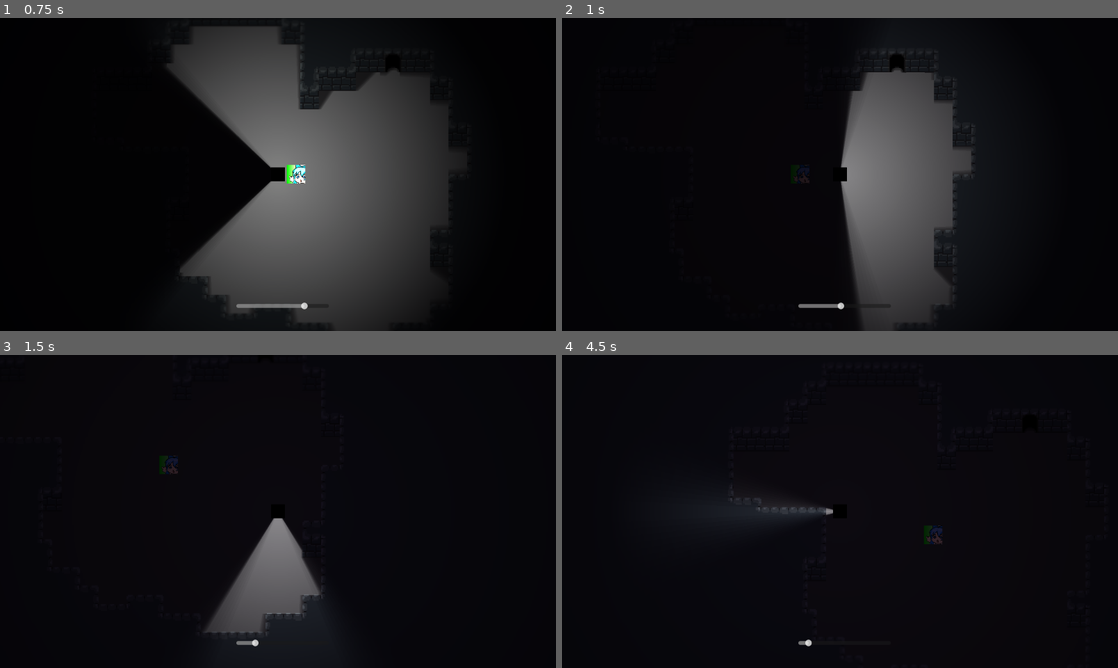
Above: before the commit, frames 1-4 (two rows, left to right).
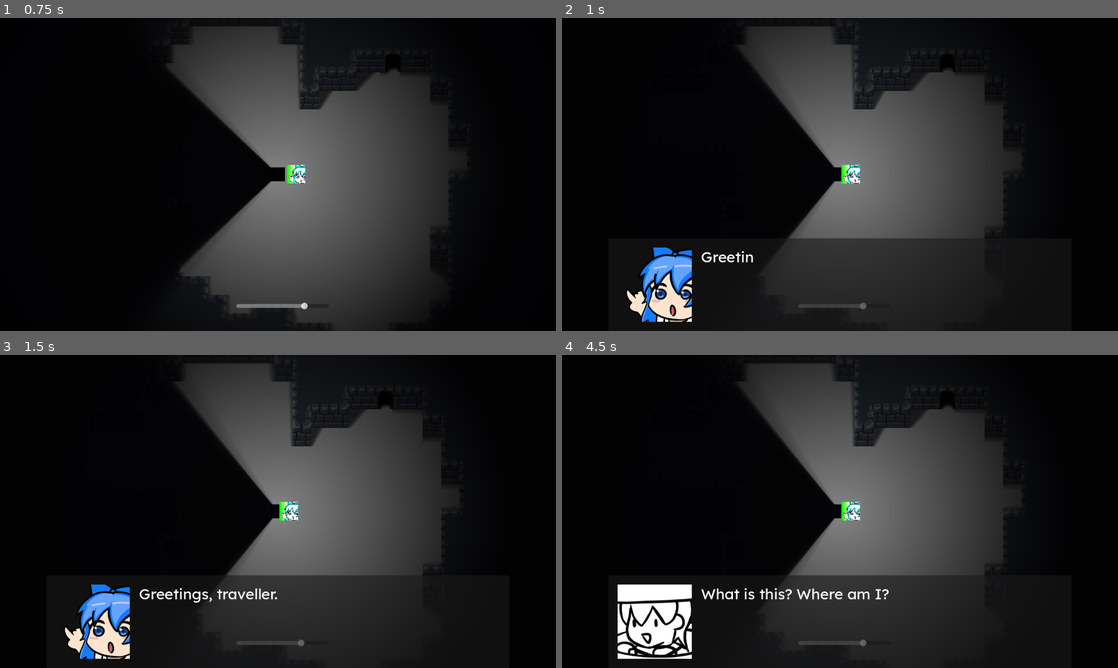
Above: after the commit, the same moments.

Repository: spdskatr/perplex-temple
Game: Godot game, scene res://scenes/levels/level0.tscn
Same seed, same stepped clock (60 frames per second), same inputs: the game is played once before the commit and once after it. This scene is started directly instead of the project's main scene.
Inputs:
- Up to frame 1 (0.75 s): tap Enter (accept) at 0.5 s; hold Right (right) from 0.53 s (still down); hold Q (DecreaseVision) from 0.53 s (still down)
- Up to frame 2 (1 s): keep holding Right (right); keep holding Q (DecreaseVision)
- Up to frame 3 (1.5 s): release Right (right) at 1.28 s; release Q (DecreaseVision) at 1.28 s; hold Down (down) from 1.28 s (still down); tap E (IncreaseVision) at 1.35 s
- Up to frame 4 (4.5 s): release Down (down) at 2.03 s; hold Right (right) 2.03-2.78 s; hold Enter (accept) 2.03-2.78 s; hold Up (up) 2.78-3.53 s; tap Shift (shift) at 2.85 s; hold Q (DecreaseVision) 3.53-4.28 s; hold Left (left) from 3.53 s (still down); tap E (IncreaseVision) at 4.35 s

Frame 1 is identical in both runs. In frame 2, 19% of the frame differs, in the area x 11-81%, y 1-98%; in frame 3, 27%; in frame 4, 33%, in the area x 10-82%, y 2-100%.

Commit message:
Update level0 dialogue

Diff:
--- a/scenes/levels/level_0.gd
+++ b/scenes/levels/level_0.gd
@@ -1,4 +1,6 @@
 extends Node2D
+
+@onready var dialogue = $Dialogue/Panel
 
 func change_scene_to_main():
 	get_tree().change_scene_to_file("res://scenes/main.tscn")
@@ -9,4 +11,14 @@
 
 
 func _on_dude_body_entered(body):
-	pass # Replace with function body.
+	if body is CharacterBody2D:
+		dialogue.queue_text("npc", "Greetings, traveller.")
+		dialogue.queue_text("player", "What is this? Where am I?")
+		dialogue.queue_text("npc", "You fell down the ravine above us.")
+		dialogue.queue_text("npc", "As you might have already guessed, you're not coming out the same way.")
+		dialogue.queue_text("player", "Is there another way out?")
+		dialogue.queue_text("npc", "Yes, but it won't be easy.")
+		dialogue.queue_text("npc", "The only path out leads even deeper into the cave, right through the Perplex Temple.")
+		dialogue.queue_text("npc", "A temple? Undergound?")
+
+		dialogue.start_text()
